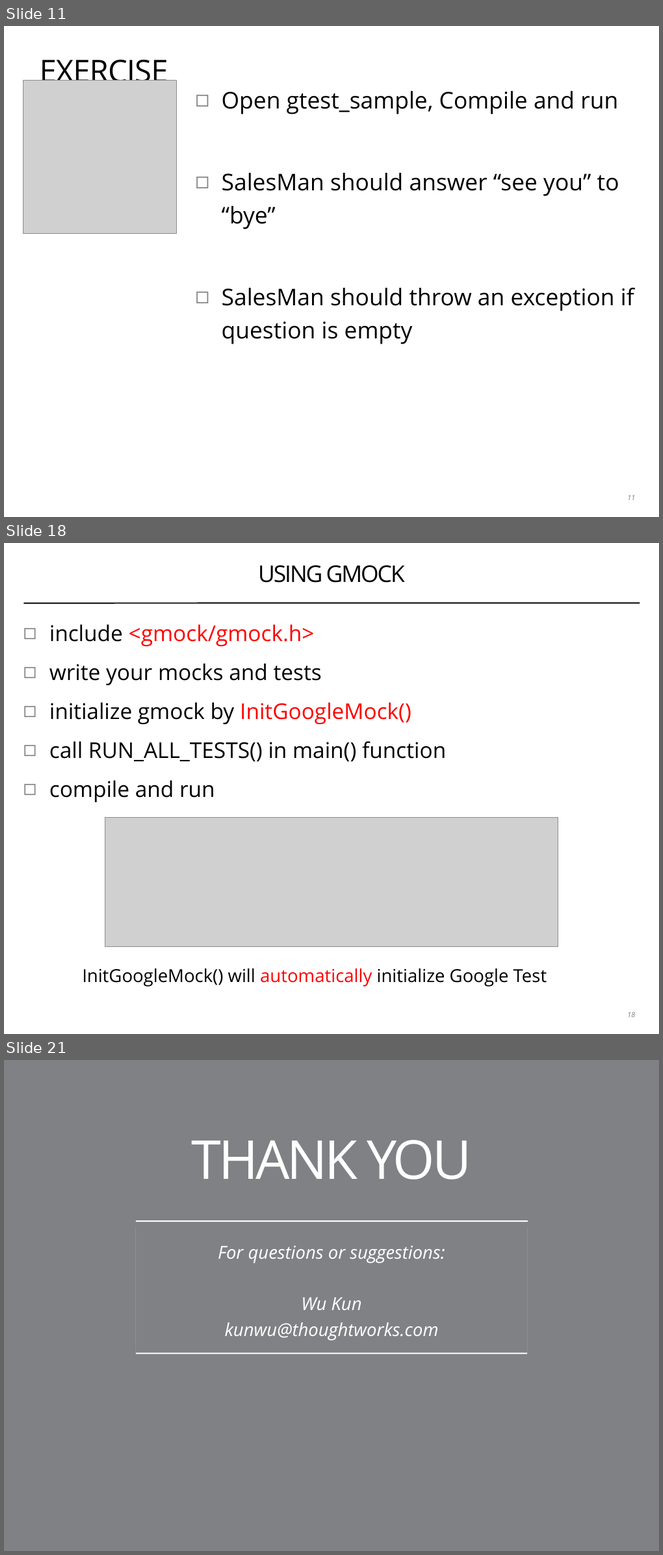
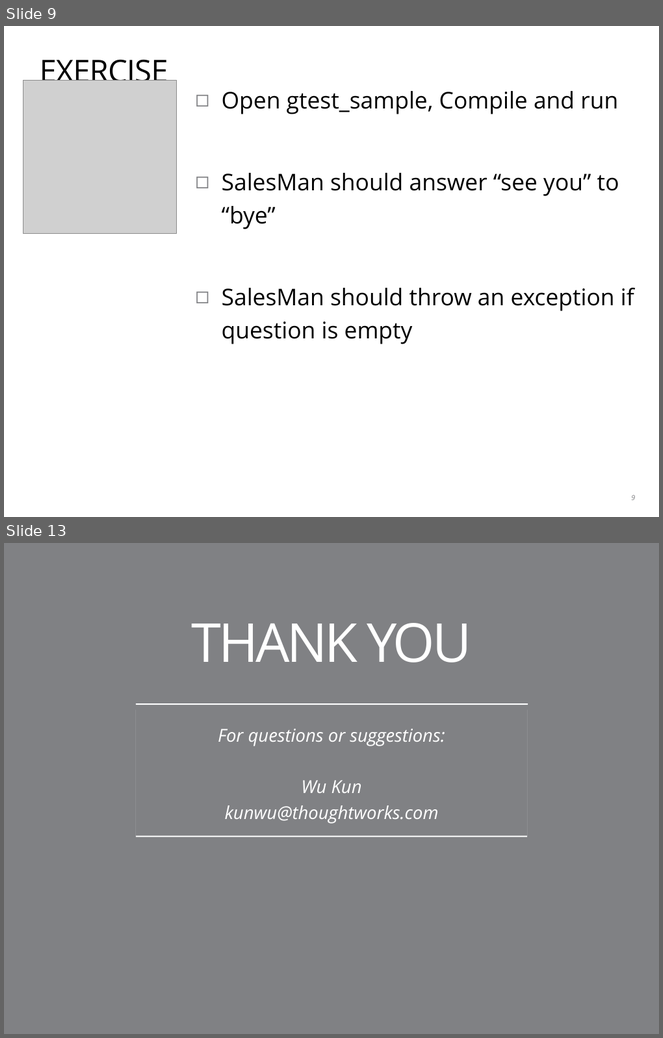
Before and after one commit to coney/cpp-unit-testing, a slide deck: .slides/01-introduction-to-gtest.pptx. Shown one above the other, each under a label of ours: slides 11, 18 and 21 before the commit, slides 9 and 13 after it; the slides between them are not shown. The pictures are 663x1555 and 663x1038 pixels, drawn with LibreOffice and Linux fonts; fonts in the diff are those of the drawing; grey boxes stand for pictures; background and template pictures are left out. Boxes give left, top, right and bottom in pixels: in the first picture for what was removed or moved away, otherwise in the second. Text is boxed around its words. In the diff, an @@ line names an element or a change of style, - is before the commit and + after.

```diff
--- a/.slides/01-introduction-to-gtest.pptx
+++ b/.slides/01-introduction-to-gtest.pptx
@@ slide 18 removed at box(4, 543, 659, 1034), background #FFFFFF @@
@@ title removed at box(258, 565, 405, 583) @@
-USING GMOCK
@@ line removed from (24, 603) to (640, 603) @@
@@ text removed at box(50, 624, 446, 802) @@
-◻ include <gmock/gmock.h>
-◻ write your mocks and tests
-◻ initialize gmock by InitGoogleMock()
-◻ call RUN_ALL_TESTS() in main() function
-◻ compile and run
@@ picture removed at box(105, 817, 558, 947) @@
@@ text removed at box(82, 969, 547, 987) @@
-InitGoogleMock() will automatically initialize Google Test
@@ page number removed at box(627, 1012, 635, 1017) @@
-18
@@ what was slide 11 is now slide 9 @@
@@ page number at box(631, 495, 635, 500): text changed @@
-11
+9
@@ what was slide 21 is now slide 13 @@
```
Also in this commit, not shown: 1 slide changed, 1 slide added, 8 other slides removed, 2 other files.
